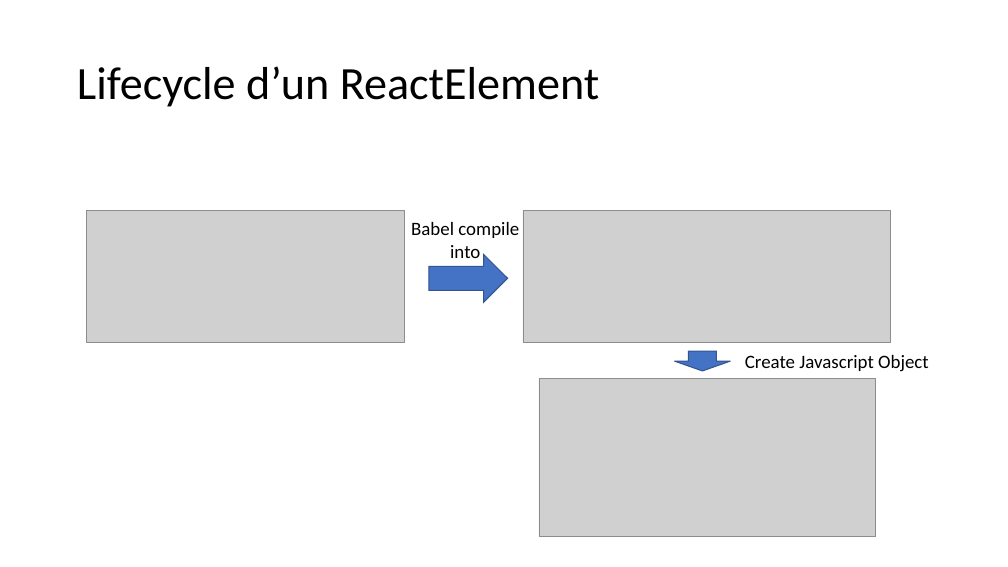
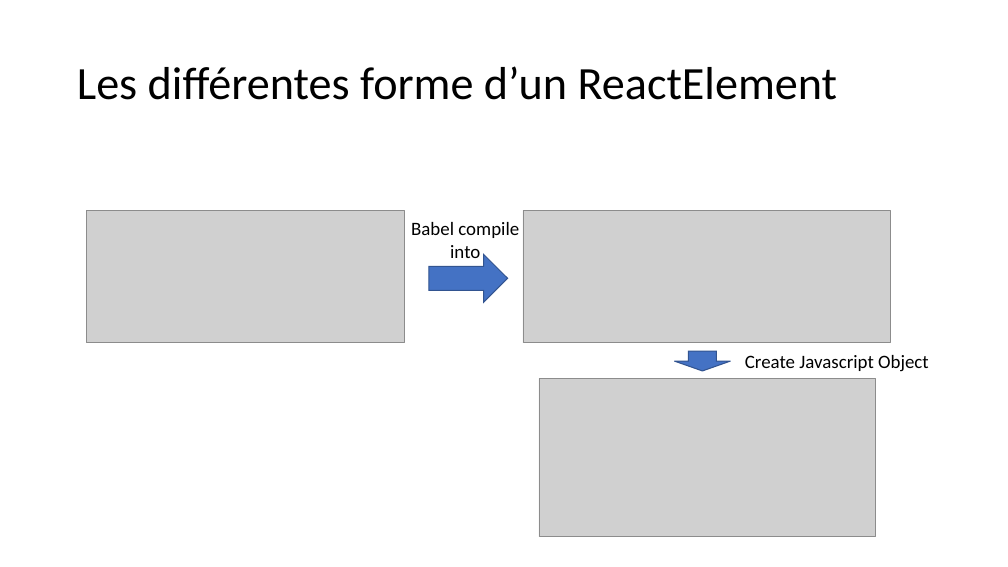
Before and after one commit to samuelgaudreau/formation-front-end-3, a slide deck: slide 8 of part-2/React-Perfo.pptx (slide 6 before the commit). Drawn at 1008x567 pixels with LibreOffice and Linux fonts; fonts in the diff are those of the drawing; grey boxes stand for pictures. Boxes give left, top, right and bottom in pixels: in the first picture for what was removed or moved away, otherwise in the second. Text is boxed around its words. In the diff, an @@ line names an element or a change of style, - is before the commit and + after.

```diff
--- a/part-2/React-Perfo.pptx
+++ b/part-2/React-Perfo.pptx
@@ title at (77,66,838,100): text changed @@
-Lifecycle d’un ReactElement
+Les différentes forme d’un ReactElement
```
Also in this commit, not shown: 3 other slides changed, 6 slides added, 2 slides removed.
